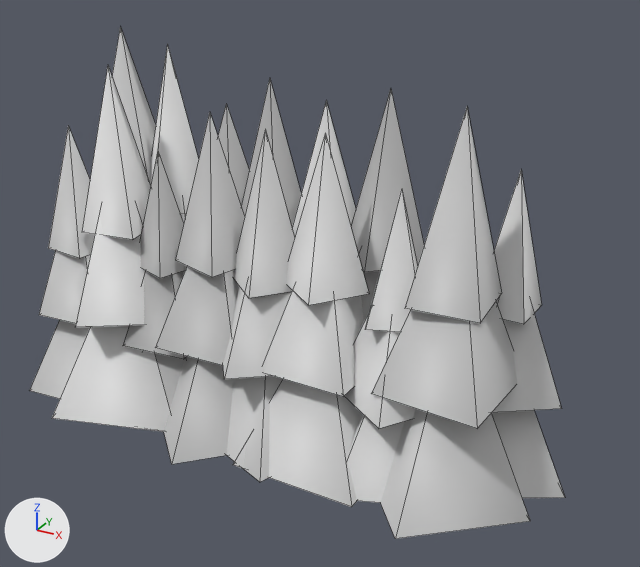
The glTF model assets/models/skyline/treeline.glb as it was, and as the next commit left it.
One viewpoint serves both versions: a 50 mm lens placed at (17.6, -28.4, 21.1), pointed at (1.8, 0.4, 6.6). Arrows for +X, +Y and +Z are at lower left; the lights stay in place. The picture after the commit comes second. Mesh edges are drawn as thin lines. Vertices at exactly the same position are counted once.

The first picture shows 'treeline'.
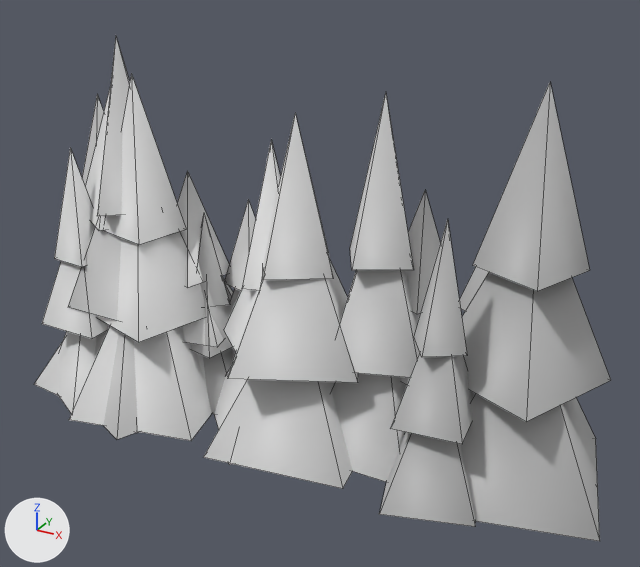
Where the change shows, as pixel boxes [x1, y1, x2, y2] in the pictures (640 x 567 px; the box of a moved part takes in the faces that stretch with it):
'treeline', reshaped, recoloured (8% wider): before [30, 26, 565, 539]; after [34, 37, 611, 541]
part 1 of me_treeline, moved or reshaped (not visible afterwards): before [30, 320, 90, 399]
part 2 of me_treeline, moved or reshaped: before [76, 215, 145, 327]; after [42, 261, 107, 339]
part 3 of me_treeline, moved or reshaped: before [82, 66, 151, 240]; after [54, 148, 95, 267]
part 4 of me_treeline, moved or reshaped: before [175, 112, 244, 277]; after [97, 37, 130, 216]
part 5 of me_treeline, moved or reshaped: before [233, 129, 295, 298]; after [103, 73, 186, 245]
part 6 of me_treeline, moved or reshaped: before [365, 188, 418, 332]; after [198, 213, 230, 307]
part 7 of me_treeline, moved or reshaped (not visible afterwards): before [112, 26, 156, 185]
part 8 of me_treeline, moved or reshaped: before [151, 44, 198, 214]; after [242, 141, 280, 290]
part 9 of me_treeline, moved or reshaped: before [218, 104, 249, 205]; after [263, 113, 333, 280]
part 10 of me_treeline, moved or reshaped (not visible before): after [339, 270, 420, 378]
part 11 of me_treeline, moved or reshaped: before [241, 78, 301, 227]; after [350, 93, 414, 270]
part 12 of me_treeline, moved or reshaped: before [39, 89, 565, 539]; after [34, 82, 611, 541]
part 13 of me_treeline, recoloured: before [112, 26, 295, 482]; after [34, 73, 358, 489]
part 14 of me_treeline, recoloured: before [344, 170, 565, 503]; after [190, 82, 611, 541]

The edits, one by one:
me_treeline is used by ob_treeline; location (0.0, 0.0, 0.0).
me_treeline had 240 vertices, 192 faces and spanned x -12.0..12.4, y -5.1..5.1, z 0.0..16.0.
me_treeline now has 240 vertices, 192 faces and spans x -12.7..14.2, y -4.8..6.1, z 0.0..16.0.
me_treeline part 1: the loose piece of 5 vertices spanning x -11.7..-7.0, y -3.6..1.1, z 0.0..6.0 is turned 10.5 degrees about the z axis through its middle and scaled by 1.09, then moved by (-0.6, 2.5, 0.3).
me_treeline part 2: the loose piece of 5 vertices spanning x -9.7..-4.0, y -4.1..1.6, z 4.4..11.9 is turned -34.3 degrees about the z axis through its middle and scaled by 0.708, then moved by (-2.0, -0.6, -2.0).
me_treeline part 3: the loose piece of 5 vertices spanning x -8.2..-5.5, y -2.6..0.1, z 8.1..14.9 is turned -12.9 degrees about the z axis through its middle and scaled by 0.716, then moved by (-2.0, -0.6, -2.5).
me_treeline part 4: the loose piece of 5 vertices spanning x -3.5..-0.5, y -2.8..0.3, z 7.5..13.6 is turned 55.3 degrees about the z axis through its middle and scaled by 1.13, then moved by (-4.6, 0.4, 2.0).
me_treeline part 5: the loose piece of 5 vertices spanning x -1.3..2.1, y -2.9..0.4, z 7.1..13.2 is turned 26.8 degrees about the z axis through its middle and scaled by 1.06, then moved by (-6.2, 0.1, 1.2).
me_treeline part 6: the loose piece of 5 vertices spanning x 4.6..7.2, y -2.6..0.1, z 6.7..11.8 is turned 23 degrees about the z axis through its middle and scaled by 0.806, then moved by (-9.8, 1.8, -2.6).
me_treeline part 7: the loose piece of 5 vertices spanning x -9.9..-6.5, y -0.5..3.0, z 9.0..16.0 is scaled about its middle by (0.721, 0.721, 0.624), then moved by (7.3, 0.2, -4.6).
me_treeline part 8: the loose piece of 5 vertices spanning x -7.6..-4.0, y -0.6..3.1, z 8.5..15.5 is turned 59.5 degrees about the z axis through its middle and scaled by 0.837, then moved by (5.9, -1.6, -2.4).
me_treeline part 9: the loose piece of 5 vertices spanning x -4.4..-1.6, y -0.1..2.6, z 7.8..13.3 is turned 44.1 degrees about the z axis through its middle and scaled by 1.11, then moved by (4.3, -1.9, 0.2).
me_treeline part 10: the loose piece of 5 vertices spanning x -3.3..1.5, y -1.1..3.6, z 4.3..11.6 is turned 39.5 degrees about the z axis through its middle and scaled by 0.98, then moved by (5.4, -1.0, -0.1).
me_treeline part 11: the loose piece of 5 vertices spanning x -2.3..0.5, y -0.1..2.6, z 7.8..14.5 is turned 38.8 degrees about the z axis through its middle and scaled by 0.946, then moved by (5.4, -1.0, 0.4).
me_treeline part 12: 180 of 240 vertices moved; they spanned x -12.0..12.4, y -5.1..5.1, z 0.0..14.8 and now span x -12.1..14.2, y -4.8..6.1, z 0.0..15.4; mean shift (-1.1, 0.4, -0.4); largest move (8.1, -1.2, 14.8) -> (-2.4, 1.7, 9.2).
me_treeline part 13: 48 faces centred in x -10.0..1.9, y -2.7..3.0, z 1.9..11.3 are repainted in the vertex colours; the middle colour goes from light grey #d1d1d1 to white #ededed.
me_treeline part 14: 24 faces centred in x 4.6..10.6, y -2.5..2.6, z 2.0..8.7 are repainted in the vertex colours; the middle colour goes from light grey #e4e4e4 to light grey #c3c3c3.
Other edits to the shape of me_treeline do not show in these pictures.
